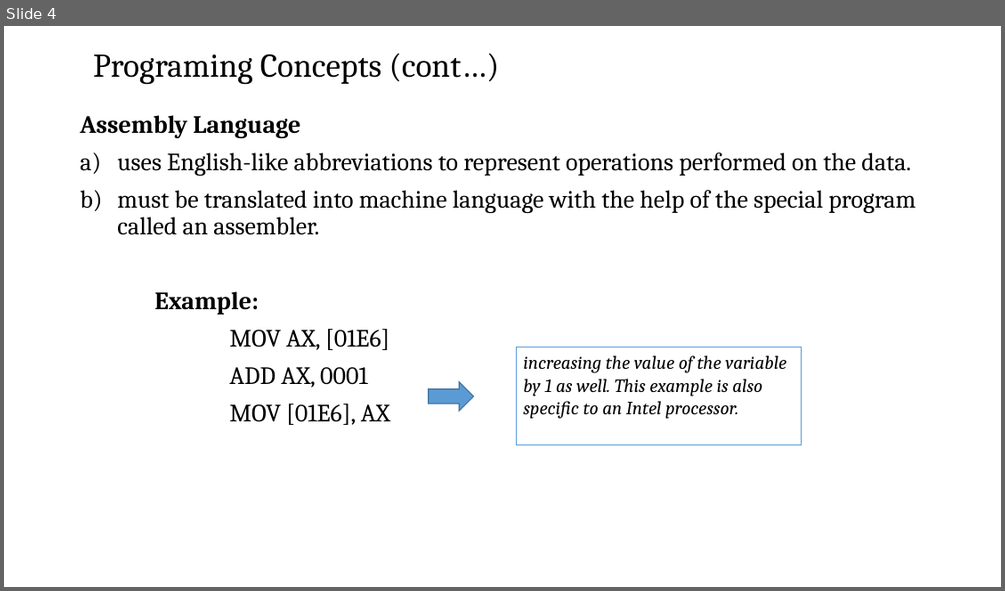
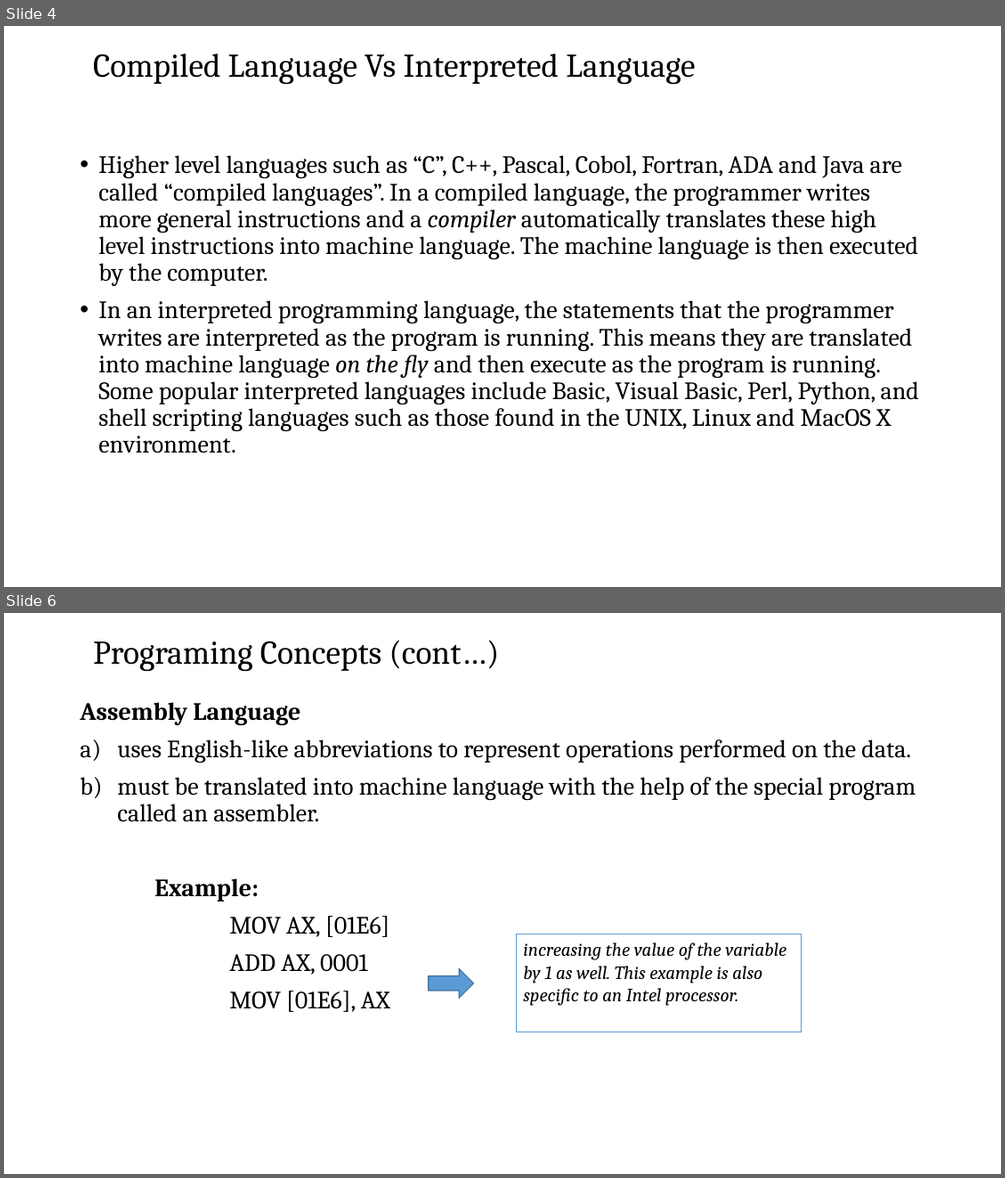
Before and after one commit to josiahkeaton/Training-Materials, a slide deck: Software Testing/Fundamentals of Computer & OS Concepts/Fundamentals of Computing session 6.pptx. Shown one above the other, each under a label of ours: slide 4 before the commit, slides 4 and 6 after it; the slides between them are not shown. The pictures are 1005x591 and 1005x1178 pixels, drawn with LibreOffice and Linux fonts; fonts in the diff are those of the drawing; background and template pictures are left out. Boxes give left, top, right and bottom in pixels: in the first picture for what was removed or moved away, otherwise in the second. Text is boxed around its words. In the diff, an @@ line names an element or a change of style, - is before the commit and + after.

Commit message:
ppt programming concept

```diff
--- a/Software Testing/Fundamentals of Computer & OS Concepts/Fundamentals of Computing session 6.pptx
+++ b/Software Testing/Fundamentals of Computer & OS Concepts/Fundamentals of Computing session 6.pptx
@@ slide 4 added at [4, 26, 1001, 587], background picture (left out) @@
@@ title added at [93, 54, 695, 85], 32 pt, text #000000 @@
+Compiled Language Vs Interpreted Language
@@ text added at [98, 155, 919, 453], 24 pt, text #000000 @@
+• Higher level languages such as “C”, C++, Pascal, Cobol, Fortran, ADA and Java are called “compiled languages”. In a compiled language, the programmer writes more general instructions and a compiler automatically translates these high level instructions into machine language. The machine language is then executed by the computer.
+• In an interpreted programming language, the statements that the programmer writes are interpreted as the program is running. This means they are translated into machine language on the fly and then execute as the program is running. Some popular interpreted languages include Basic, Visual Basic, Perl, Python, and shell scripting languages such as those found in the UNIX, Linux and MacOS X environment.
@@ what was slide 4 is now slide 6 @@
```
Also in this commit, not shown: 3 slides changed, 17 other slides added, 1 slide removed.
